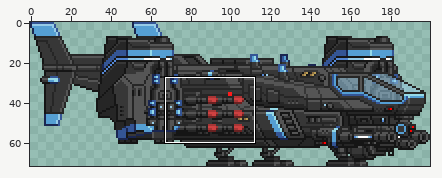
Two versions of one pixel-art file, vehicles/knightfall_seraphgunship_standard/Seraph.ase. The picture above shows the old version from afar; the outline marks the close-up.
Close-up. Before the commit:
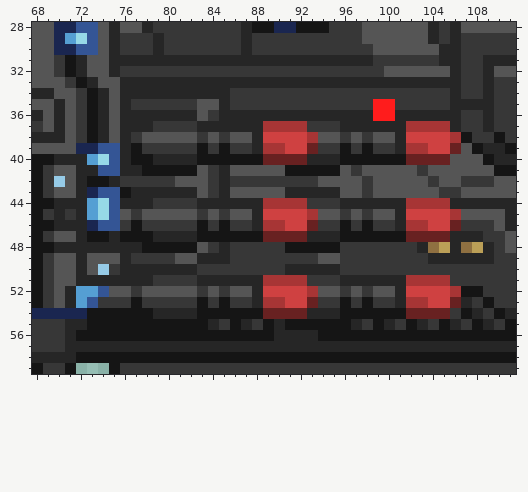
200x72 pixels, 1 frame. Shown: x 68..111, y 28..59.
The result:
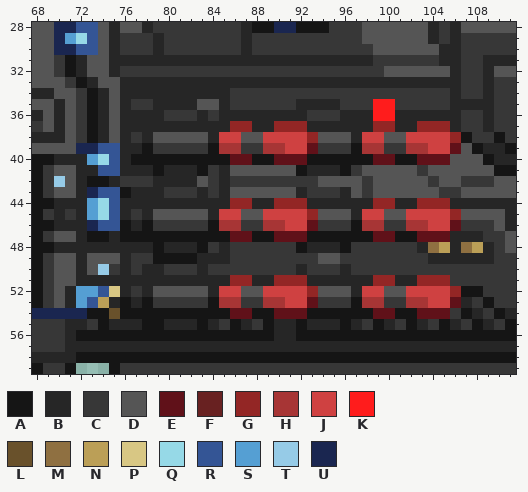
Palette (. is transparent): A #151515  B #262626  C #373737  D #555555  E #601119  F #682121  G #932625  H #a73535  J #cf4141  K #ff1c1c  L #69512b  M #8f7041  N #bb9f57  P #d8c784  Q #96d9e7  R #345595  S #559fd3  T #96cbe7  U #1a2650
Edits made:
--- layers "Rocket Launcher/Rockets #2", "Rocket Launcher/Rockets"
@@ x 68..111 @@
 34 BBDDCABDBBBBBBBBBBCCCCCCCCCCCCCCCCCCCCBCCBCC
-35 DDBDCABDBCCCCCCDDBCCCCCCCCCCCCCKKCCCCCBBBBCC
-36 BDBDCABDBBBBBBBDCBBBBBBBBBBBBBBKKBBBBBBCCBCC
-37 CDBDCABDBBBCCCCBBBBBBHHHHCCCBBBBBBHHHHBCCBCC
-38 BBBDCABDBCDDDDDCDCDDBJJJJHDDCDCDDBJJJJHACCAC
-39 DDDDUURRBACCCCCACACCBHHJJFCCACACCBHHJJFDABBA
-40 AABBBSQRBAABBBBAAAAAAFFFFBBBAAAAAAFFFFDDDABB
-41 ACDDBBRRBBAAAAADCBDDDDDAAAAADCDDDDDCDDDDDDAA
-42 ACTDBAABCCCCCDDDCBCCCCCCCCDDDDCDDDDDCDDCCCDD
-43 ACDDBURRABBBBBBDCBDDDDDBBBBBDDCDDDDDDCCDDDDD
-44 AABBBSQRBBBCCCCBBBBBBHHHHCCCBBBBBBHHHHBBBBBB
-45 ACBCBSQRDCDDDDDCDCDDBJJJJHDDCDCDDBJJJJHDDDDB
-46 AABBBURRCACCCCCACACCBHHJJFCCACACCBHHJJFCCCDB
-47 ACDDBAABAAABBBBAAAAAAFFFFBBBAAAAAAFFFFBBBCCD
-48 AABBBBBBBBAAAAADCBCCCCCAAAAACCCCCCCBMNBMNBCD
-49 ACDDBDDDBCCCCDDBBBCCCCCCCCDDCCCCCCCCBBBBBBCC
-50 ACDDBDTCBBBBBBBCCCCCCCCBBBBBCCCCCCCCCCCCCCCC
-51 ACDDBBBBBBBCCCCBBBBBBHHHHCCCBBBBBBHHHHCCCCCC
-52 ACDBSSRDDCDDDDDCDCDDBJJJJHDDCDCDDBJJJJHAACCC
-53 ACDBSRCCCACCCCCACACCBHHJJFCCACACCBHHJJFBCACC
-54 UUUUUAAAAAABBBBAAAAAAFFFFBBBAAAAAAFFFFCABCAB
-55 CCCBBAAAAAAAAAAABCABCABAAAAAABCABCABCABCABCA
-56 CCCBAAAAAAAAAAAAAAAAAABBBBAAAAAAAAAAAAAAAAAA
+35 DDBDCABDBCCBBBBDDBCCCCCCBBBBCCCKKCCCCCBBBBCC
+36 BDBDCABDBBBBCCCBCBBBBBBBBCCCBBBKKBBBBBBCCBCC
+37 CDBDCABDBBBBBBBBBBGGBBGGGBBBBBBGGBBGGGBCCBCC
+38 BBBDCABDBCBDDDDDBJJDDJJJJGDDDBJJDDJJJJGACCAC
+39 DDDDUURRBBACCCCCAHHCCHHJJECCCAHHCCHHJJEDABBA
+40 AABBBSQRBAAAAAAAAAEEAAEEEAAAAAAEEAAEEEDDDABB
+41 ACDDBBRRBBBABBBACBDDDDDDABBBACDDDDDCDDDDDDAA
+42 ACTDBAABCCCBBBBDCBCCCCCCCCDDDDCDDDDDCDDCCCDD
+43 ACDDBURRABBBCCCBCBDDDDDDBCCCBDCDDDDDDCCDDDDD
+44 AABBBSQRBBBBBBBBBBGGBBGGGBBBBBBGGBBGGGBBBBBB
+45 ACBCBSQRBCBDDDDDBJJDDJJJJGDDDBJJDDJJJJGDDDDB
+46 AABBBURRABACCCCCAHHCCHHJJECCCAHHCCHHJJECCCDB
+47 ACDDBAABAAAAAAAAAAEEAAEEEAAAAAAEEAAEEEBBBCCD
+48 AABBBBBBBBBABBBACBCCCCCCABBBACCCCCCBMNBMNBCD
+49 ACDDBDDDBCCAAAABBBCCCCCCCCDDCCCCCCCCBBBBBBCC
+50 ACDDBDTCBCBBCCCBCCCCCCCCBCCCBCCCCCCCCCCCCCCC
+51 ACDDBBBBBBBBBBBBBBGGBBGGGBBBBBBGGBBGGGCCCCCC
+52 ACDBSSRPBCBDDDDDBJJDDJJJJGDDDBJJDDJJJJGAACCC
+53 ACDBSRNBABACCCCCAHHCCHHJJECCCAHHCCHHJJEBCACC
+54 UUUUUAALAAAAAAAAAAEEAAEEEAAAAAAEEAAEEECABCAB
+55 CCCBBCABBBAABBBABCABCABBABBBABCABCABCABCABCA
+56 CCCBAAAAAAAAAAAAAAAAAABBAAAAAAAAAAAAAAAAAAAA
 57 CCCBBBBBBBBBBBBBBBBBBBBBBBBBBBBBBBBBBBBBBBBB
